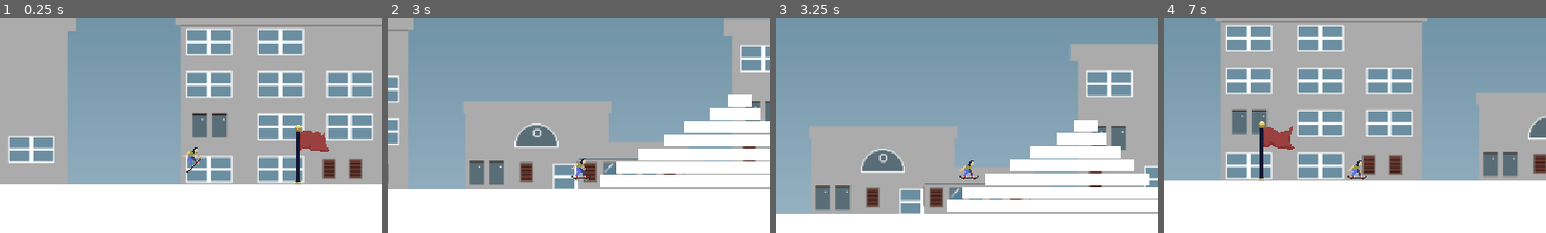
Above: before the commit, frames 1-4 (left to right).
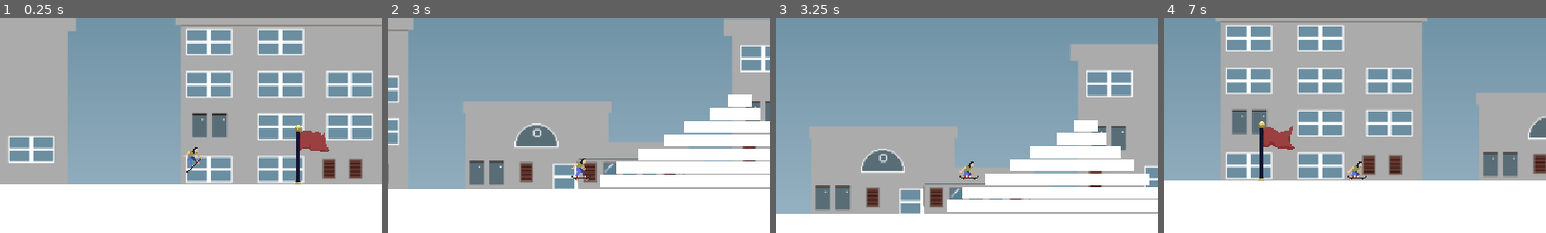
Above: after the commit, the same moments.

Repository: Minipeps/SpeedJam-8
Game: Godot game, scene res://2D/TestPlayerLevel.tscn
The game is run twice, just before and just after one commit, with the same random seed, the same clock (stepped at 60 frames per second) and the same inputs. This scene is started directly instead of the project's main scene.
Inputs (mouse positions are % of the whole screen's width and height, from its top left):
- Up to frame 1 (0.25 s): no input
- Up to frame 2 (3 s): tap Enter (ui_accept) at 0.5, 0.77, 1.52 s; move the mouse to (72, 45) at 0.52 s; hold Right (player_move_right) 0.53-1.28 s; tap C (display_end_screen_lose) at 0.6, 2.1 s; move the mouse to (30, 55) at 1.27 s; hold Down (player_move_down) 1.28-2.03 s; tap X (display_end_screen_win) at 1.35, 2.85 s; move the mouse to (60, 28) at 2.02 s; hold Right (player_move_right) 2.03-2.78 s; move the mouse to (45, 70) at 2.77 s; hold Up (player_move_up) from 2.78 s (still down)
- Up to frame 3 (3.25 s): keep holding Up (player_move_up); tap Enter (ui_accept) at 3.02 s
- Up to frame 4 (7 s): move the mouse to (80, 65) at 3.52 s; release Up (player_move_up) at 3.53 s; hold Left (player_move_left) 3.53-5.03 s; tap C (display_end_screen_lose) at 3.6, 5.1, 6.6 s; tap Enter (ui_accept) at 3.77, 4.52, 6.02, 6.77 s; move the mouse to (20, 35) at 4.27 s; tap X (display_end_screen_win) at 4.35, 5.85 s; move the mouse to (55, 50) at 5.02 s; hold Down (player_move_down) 5.03-5.78 s; move the mouse to (35, 25) at 5.77 s; hold Right (player_move_right) 5.78-6.53 s; move the mouse to (72, 45) at 6.52 s; hold Up (player_move_up) from 6.53 s (still down)
The pictures show only the part of the screen within x 25-75%, y 17-67%; the shares and areas given below are measured in that part.

Frames 1-2 are identical in both runs. In frame 3, 0.1% of the frame differs, in the area x 48-53%, y 66-76%; in frame 4, 0.1%.

Commit message:
player: do not override prepare_jump state

Diff:
--- a/2D/Player/player2D.gd
+++ b/2D/Player/player2D.gd
@@ -102,9 +102,9 @@
 	var direction = Vector2(horizontal_input, 0).normalized()
 	if direction.x != 0:
 		self.velocity.x += direction.x * SPEED * delta
-		_change_state(State.KICKING)
+		_change_state_conditional(State.KICKING, currentState != State.PREPARE_JUMP)
 	elif abs(velocity.x) > 1:
-		_change_state(State.ROLLING)
+		_change_state_conditional(State.ROLLING, currentState != State.PREPARE_JUMP)
 	else:
 		_change_state(State.IDLE)
 
@@ -157,12 +157,15 @@
 	elif newState == State.DEAD:
 		_on_dead_state_entered()
 
+func _change_state_conditional(newState: State, condition: bool):
+	if condition:
+		_change_state(newState)
+
 func _on_idle_state_entered():
 	animatedSprite.play("default")
 
 func _on_prepare_jump_state_entered():
 	animatedSprite.play("preparejump")
-	pass
 
 func _on_jumping_state_entered():
 	animatedSprite.play("jumping")
